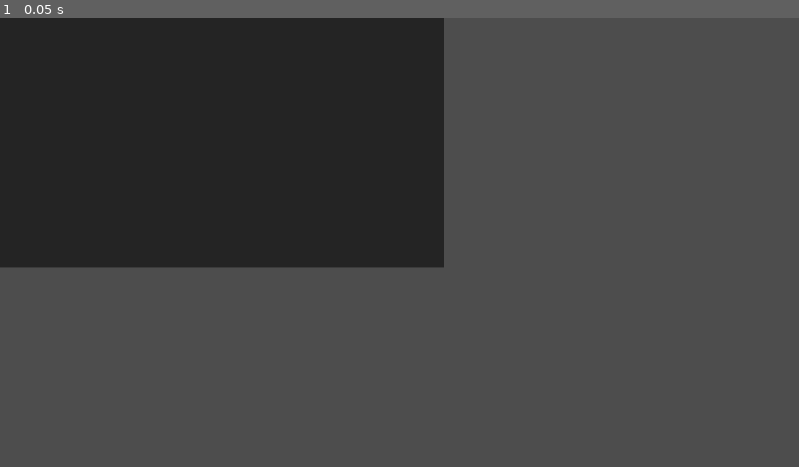
Above: before the commit, frame 1.
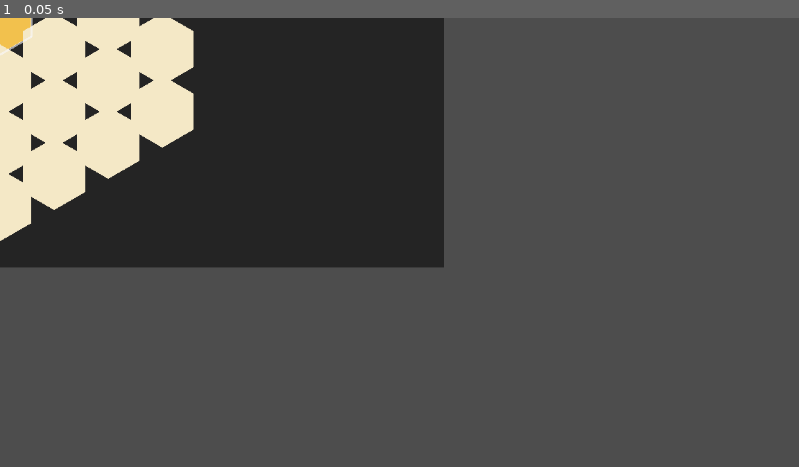
Above: after the commit, the same moment.

Repository: Millstreamu/BumbleJess
Game: Godot game, scene res://scenes/Main.tscn
Same seed, same stepped clock (60 frames per second), same inputs: the game is played once before the commit and once after it.
Inputs:
- Up to frame 1 (0.05 s): no input

The runs differ from the first frame. In frame 1, 8.3% of the frame differs, in the area x 0-25%, y 0-50%.

Commit message:
Fix GridConfig resource loading

Diff:
--- a/resources/GridConfig.tres
+++ b/resources/GridConfig.tres
@@ -1,6 +1,9 @@
-[gd_resource type="GridConfig" load_steps=2 format=3 uid="uid://gridconfig"]
+[gd_resource type="Resource" load_steps=2 format=3 uid="uid://gridconfig"]
+
+[ext_resource type="Script" path="res://resources/GridConfig.gd" id="1_lm42f"]
 
 [resource]
+script = ExtResource("1_lm42f")
 radius = 3
 cell_size = 52.0
 cell_color = Color(0.956863, 0.913725, 0.776471, 1)
